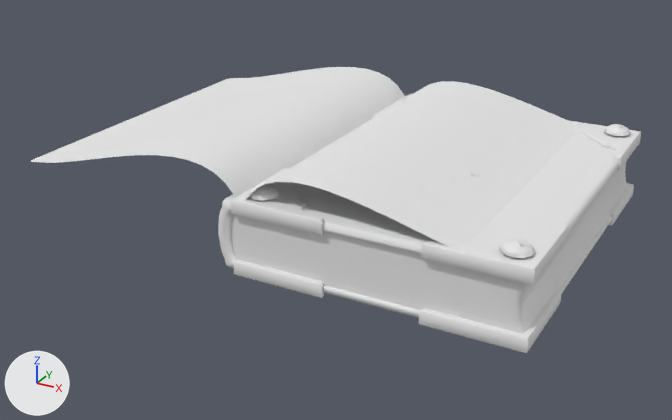
Two versions of the glTF model Project/interface/menu/options/environment/model/ControlBook.gltf, one commit apart.
One viewpoint serves both versions: a 50 mm camera at (9.82, -17.89, 8.03) aimed at (0.22, -0.43, -0.7). Lighting does not change. The marker at lower left points along +X, +Y and +Z. Where no turn or scale is listed for an object, it has been applied to the vertices.

Objects in the first picture: 'MenuOverlay', 'obj_book01_Mesh_0001', 'obj_book01_Mesh_0003', 'obj_book01_Mesh_0006', 'obj_book01_Mesh_0009'.
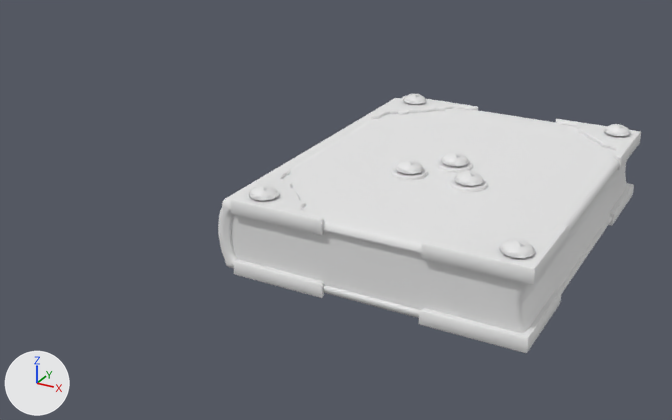
The newer file is also turned or shifted as a whole; pictures and numbers use the older file's frame.

Location of each change, (x1, y1, x2, y2) in pixels of the pictures (672 x 420 px):
'MenuOverlay', deleted: before (31, 67, 578, 246)
'obj_book01_Mesh_0003', unchanged, uncovered by the edit: before (218, 132, 619, 318); after (218, 98, 619, 318)

The change in detail:
Object 'MenuOverlay' (ob_menuoverlay) is deleted.
